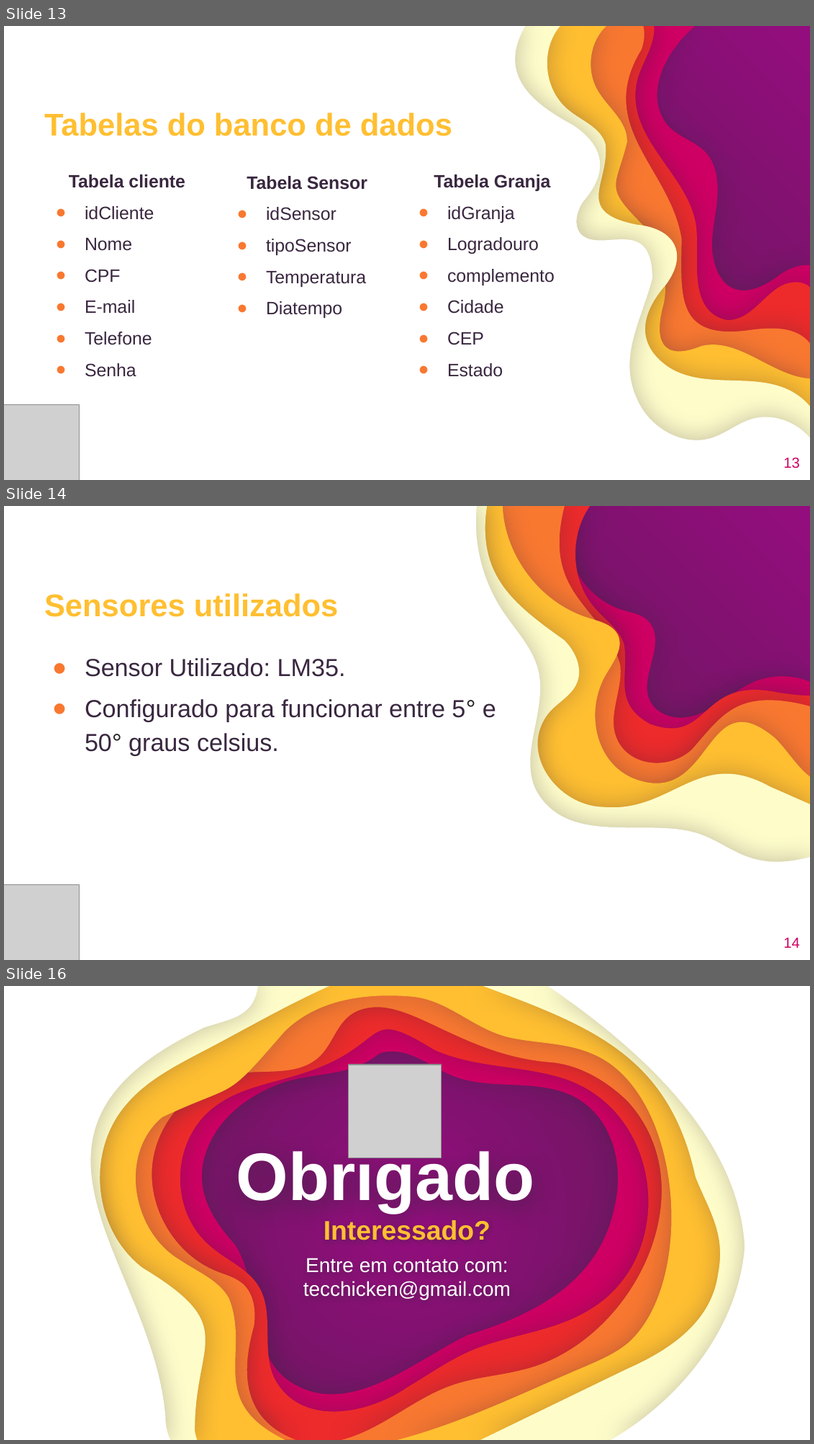
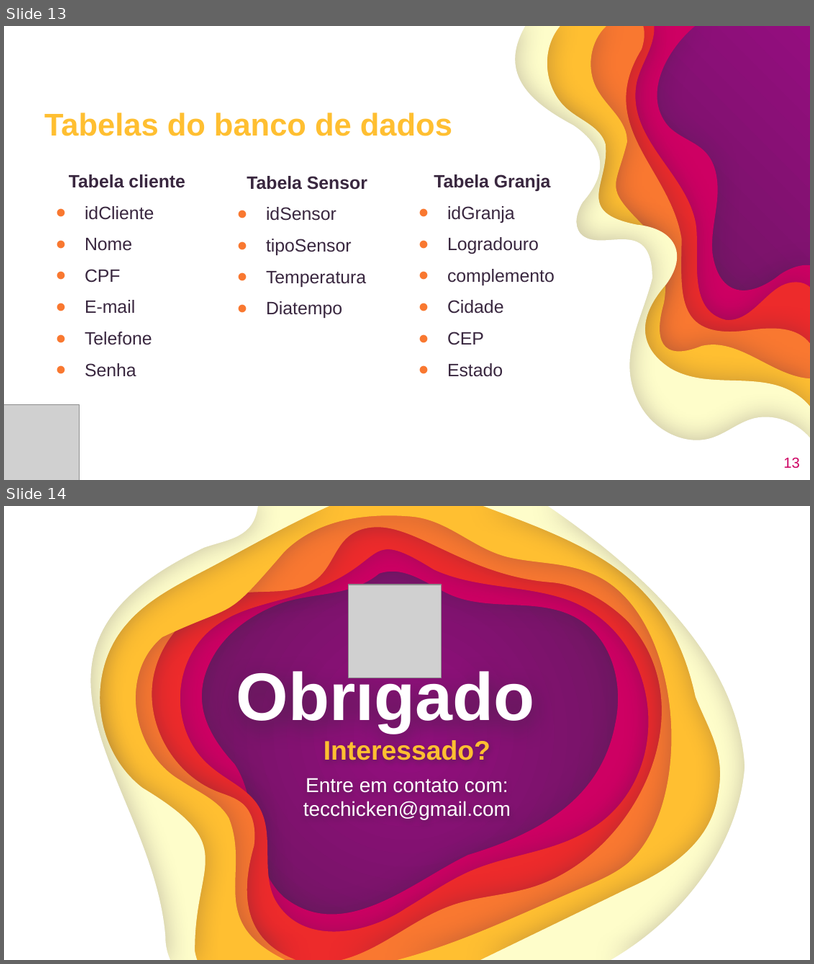
Before and after one commit to GustavoQuaresma/TECCHICKEN-DOCUMENTACAO, a slide deck: SPRINT2/slide pi - Copia.pptx. Shown one above the other, each under a label of ours: slides 13, 14 and 16 before the commit, slides 13 and 14 after it; the slides between them are not shown. The pictures are 814x1444 and 814x964 pixels, drawn with LibreOffice and Linux fonts; fonts in the diff are those of the drawing; grey boxes stand for pictures. Boxes give left, top, right and bottom in pixels: in the first picture for what was removed or moved away, otherwise in the second. Text is boxed around its words. In the diff, an @@ line names an element or a change of style, - is before the commit and + after.

```diff
--- a/SPRINT2/slide pi - Copia.pptx
+++ b/SPRINT2/slide pi - Copia.pptx
@@ slide 14 removed at (4, 506, 810, 960), background gradient #940D7F to #5E1B53 @@
@@ group removed at (4, 506, 810, 960): 6 freeform shapes @@
@@ title removed at (44, 593, 338, 617) @@
-Sensores utilizados
@@ text removed at (85, 658, 496, 756) @@
-● Sensor Utilizado: LM35.
-● Configurado para funcionar entre 5° e 50° graus celsius.
@@ picture removed at (4, 884, 79, 960) @@
@@ page number removed at (784, 937, 800, 947) @@
-14
@@ what was slide 16 is now slide 14 @@
```
Also in this commit, not shown: 1 slide changed, 1 other slide removed.
